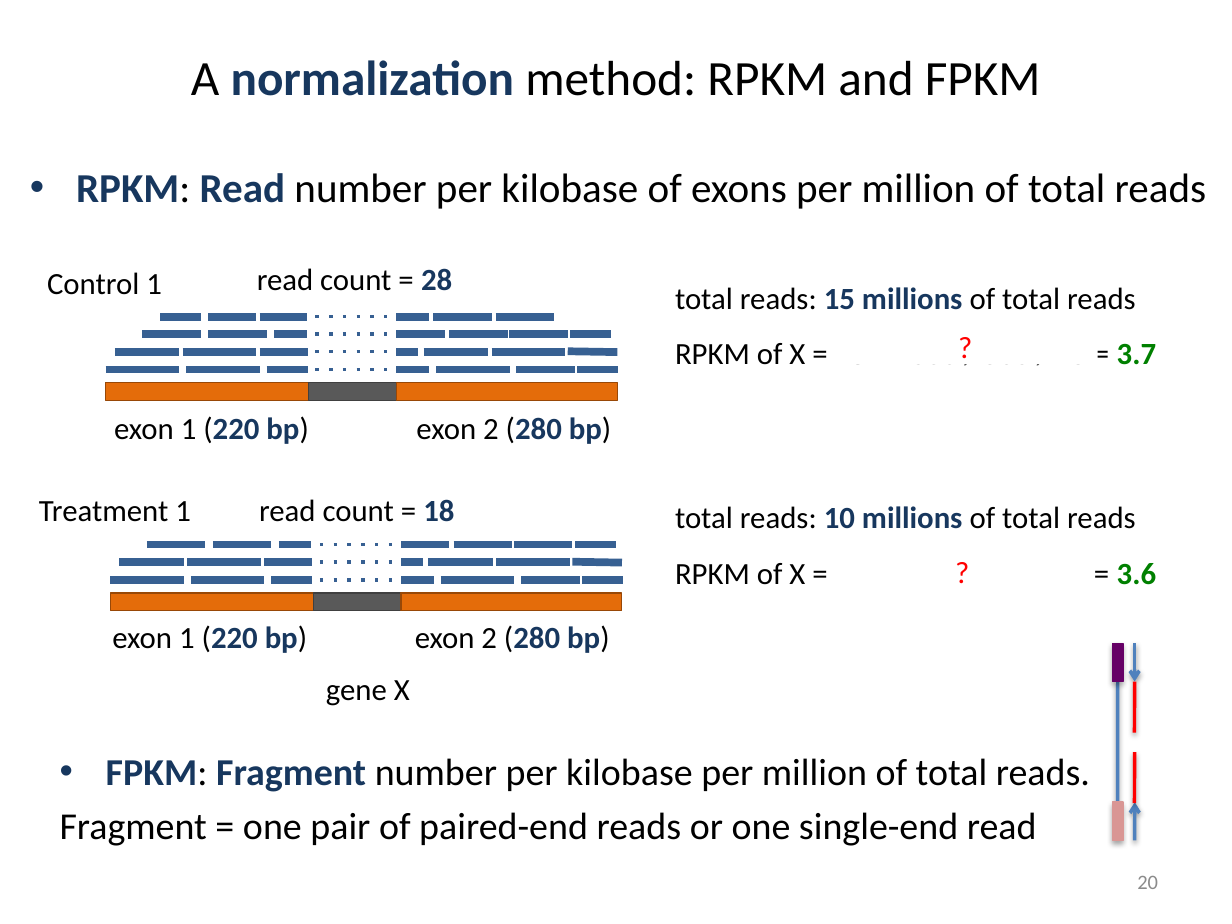
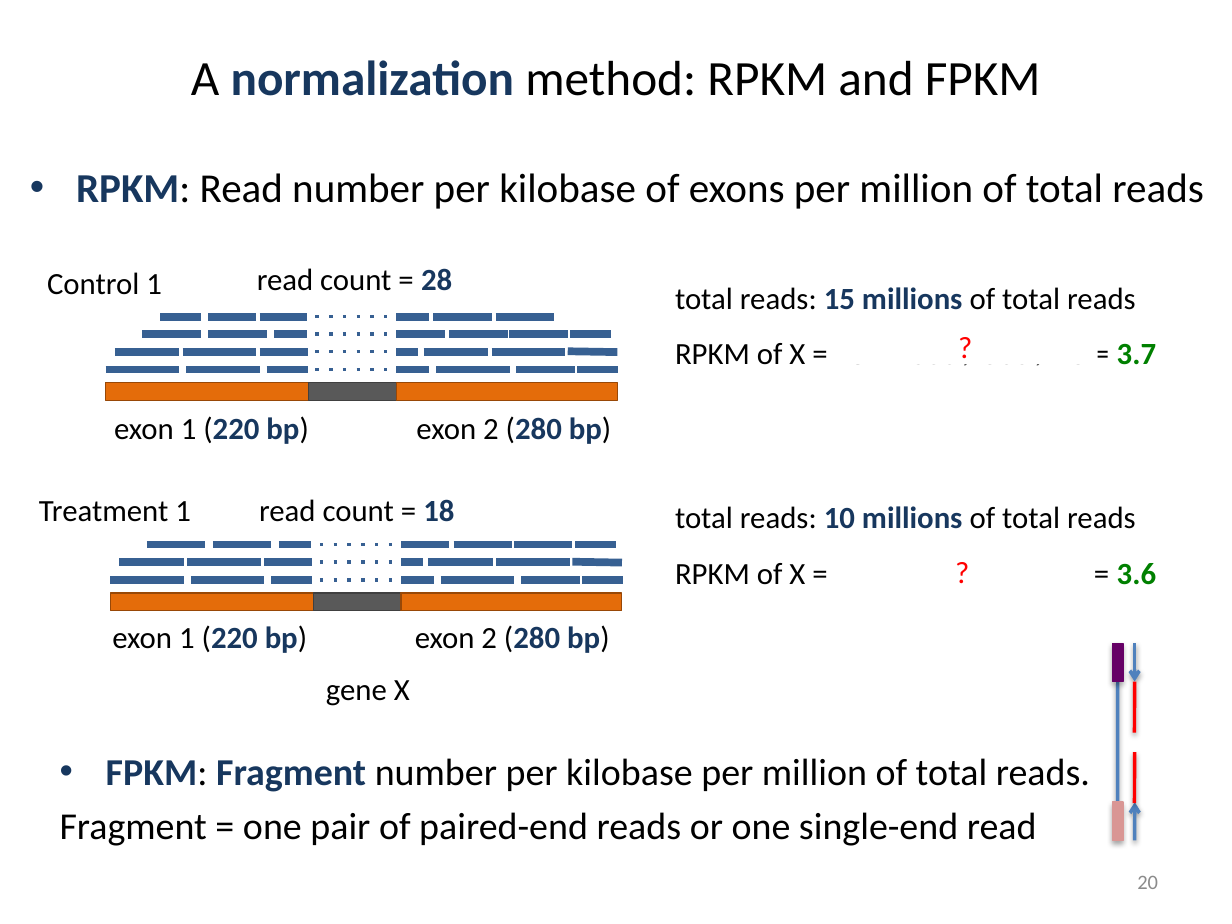
Before and after one commit to liu3zhenlab/teaching, a slide deck: slide 20 of RNA-Seq-Workshop/2024/lectures/DE-lecture_2024.pptx. Drawn at 1232x924 pixels with LibreOffice and Linux fonts; fonts in the diff are those of the drawing. Boxes give left, top, right and bottom in pixels: in the first picture for what was removed or moved away, otherwise in the second. Text is boxed around its words. In the diff, an @@ line names an element or a change of style, - is before the commit and + after.

```diff
--- a/RNA-Seq-Workshop/2024/lectures/DE-lecture_2024.pptx
+++ b/RNA-Seq-Workshop/2024/lectures/DE-lecture_2024.pptx
@@ text "RPKM: Read number per kilobase ..." at (76, 173, 1203, 209): text colour #17375E to #000000, bold off in "Read" @@
```
Also in this commit, not shown: 11 other slides changed, 10 other files.
